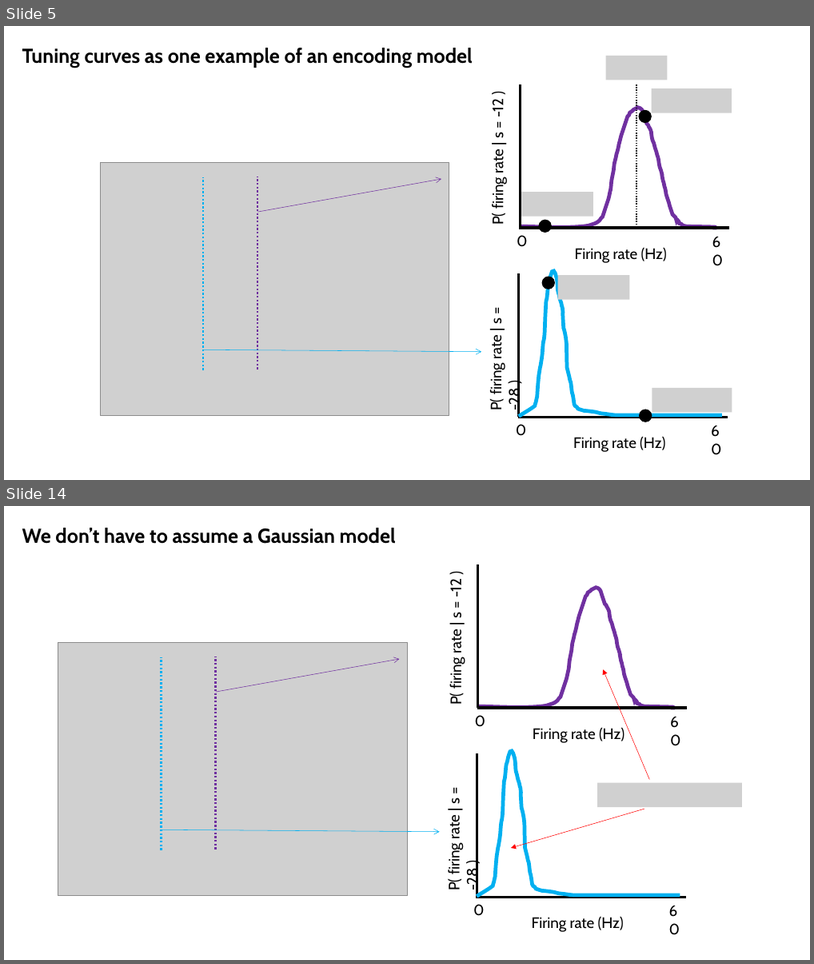
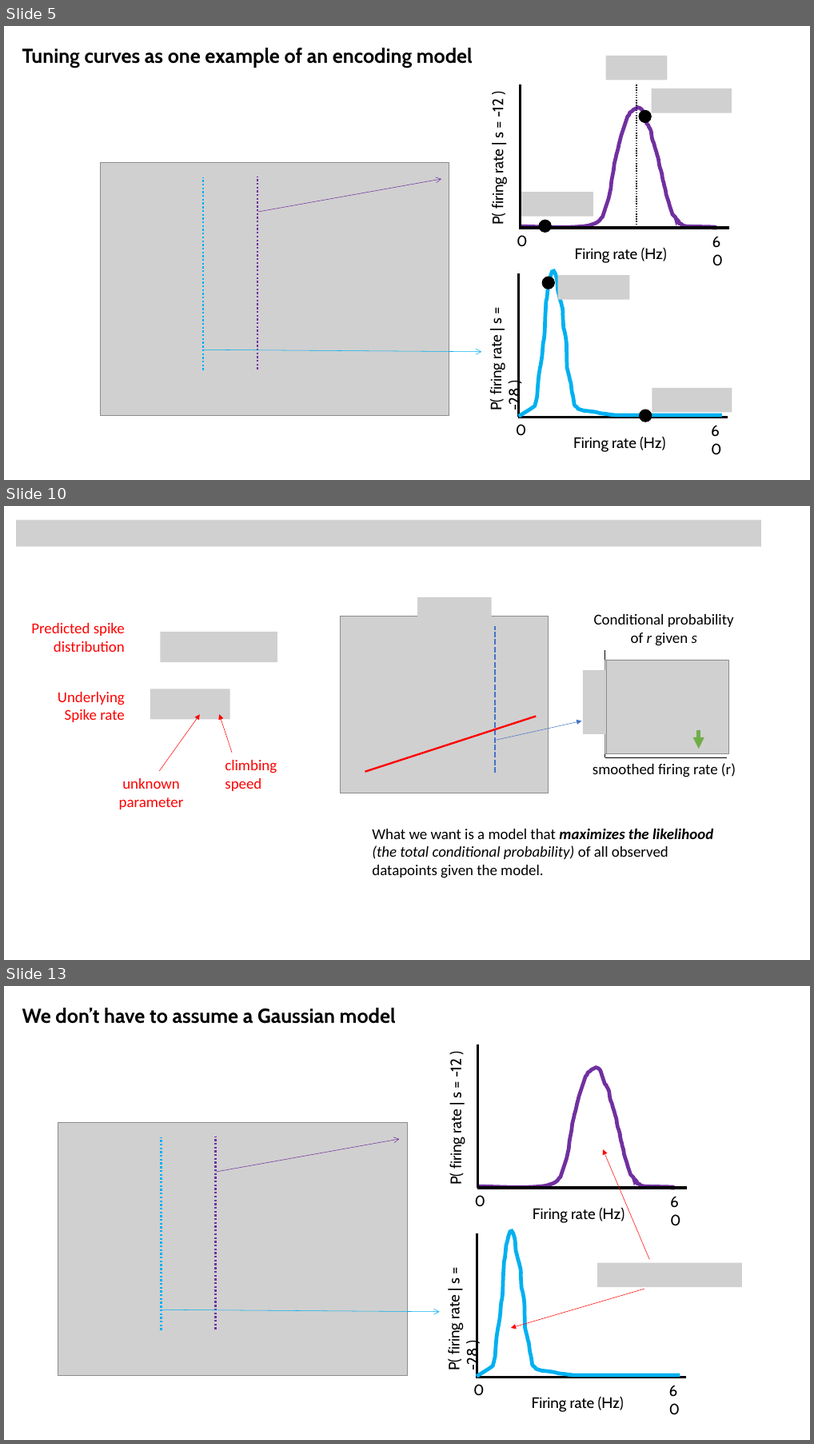
Before and after one commit to SaberaTalukder/Chen_Institute_DataSAI_for_Neuroscience, a slide deck: 07_06_22_day2_dynamical_time_series/slides/day2_practical.pptx. Shown one above the other, each under a label of ours: slides 5 and 14 before the commit, slides 5, 10 and 13 after it; the slides between them are not shown. The pictures are 814x964 and 814x1444 pixels, drawn with LibreOffice and Linux fonts; fonts in the diff are those of the drawing; grey boxes stand for pictures. Boxes give left, top, right and bottom in pixels: in the first picture for what was removed or moved away, otherwise in the second. Text is boxed around its words. In the diff, an @@ line names an element or a change of style, - is before the commit and + after.

```diff
--- a/07_06_22_day2_dynamical_time_series/slides/day2_practical.pptx
+++ b/07_06_22_day2_dynamical_time_series/slides/day2_practical.pptx
@@ slide 10 added at (x1=4, y1=506, x2=810, y2=960), background #FFFFFF @@
@@ picture added at (x1=16, y1=520, x2=762, y2=547) @@
@@ picture added at (x1=418, y1=597, x2=492, y2=621) @@
@@ text added at (x1=31, y1=623, x2=125, y2=652), 18 pt, text #FF0000 @@
+Predicted spike
+distribution
@@ picture added at (x1=341, y1=616, x2=549, y2=792) @@
@@ text added at (x1=594, y1=614, x2=734, y2=646), 18 pt, text #000000 @@
+Conditional probability of r given s
@@ picture added at (x1=161, y1=632, x2=278, y2=662) @@
@@ group added at (x1=495, y1=626, x2=736, y2=777): 3 lines, 2 pictures, 1 arrow, 1 text @@
+smoothed firing rate (r)
@@ picture added at (x1=607, y1=660, x2=730, y2=754) @@
@@ text added at (x1=58, y1=692, x2=125, y2=722), 18 pt, text #FF0000 @@
+Underlying
+Spike rate
@@ picture added at (x1=150, y1=688, x2=230, y2=719) @@
@@ arrow added from (159, 771) to (200, 714), #FF0000 0.5 pt @@
@@ arrow added from (232, 752) to (219, 714), #FF0000 0.5 pt @@
@@ line added from (365, 772) to (536, 716), #FF0000 2.25 pt @@
@@ arrow added from (699, 731) to (699, 748), #70AD47 4.5 pt @@
@@ text added at (x1=225, y1=760, x2=277, y2=791), 18 pt, text #FF0000 @@
+climbing
+speed
@@ text added at (x1=119, y1=778, x2=184, y2=809), 18 pt, text #FF0000 @@
+unknown
+parameter
@@ text added at (x1=372, y1=828, x2=714, y2=878), 18 pt, text #000000 @@
+What we want is a model that maximizes the likelihood (the total conditional probability) of all observed datapoints given the model.
@@ what was slide 14 is now slide 13 @@
```
Also in this commit, not shown: 1 slide changed, 5 other slides added, 7 slides removed, 1 other file.
